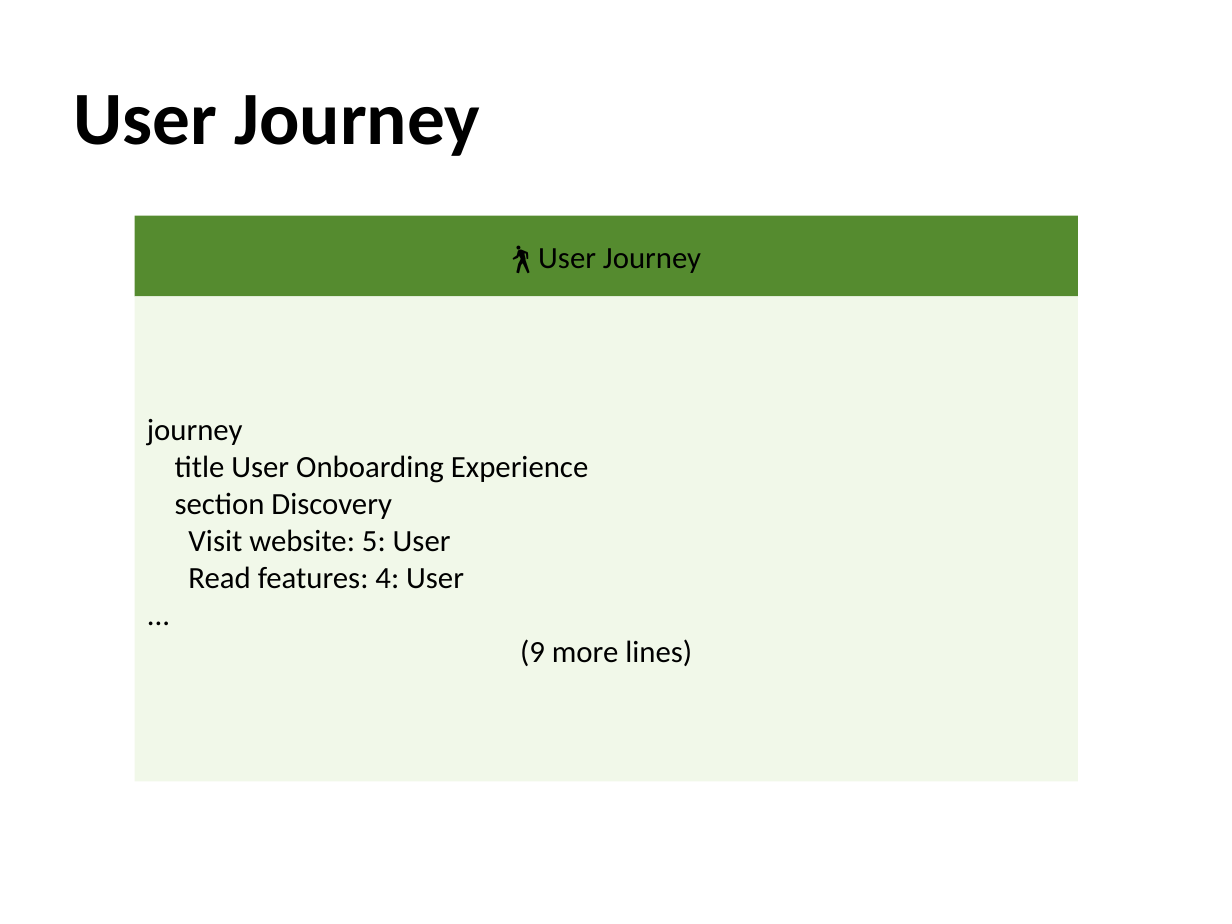
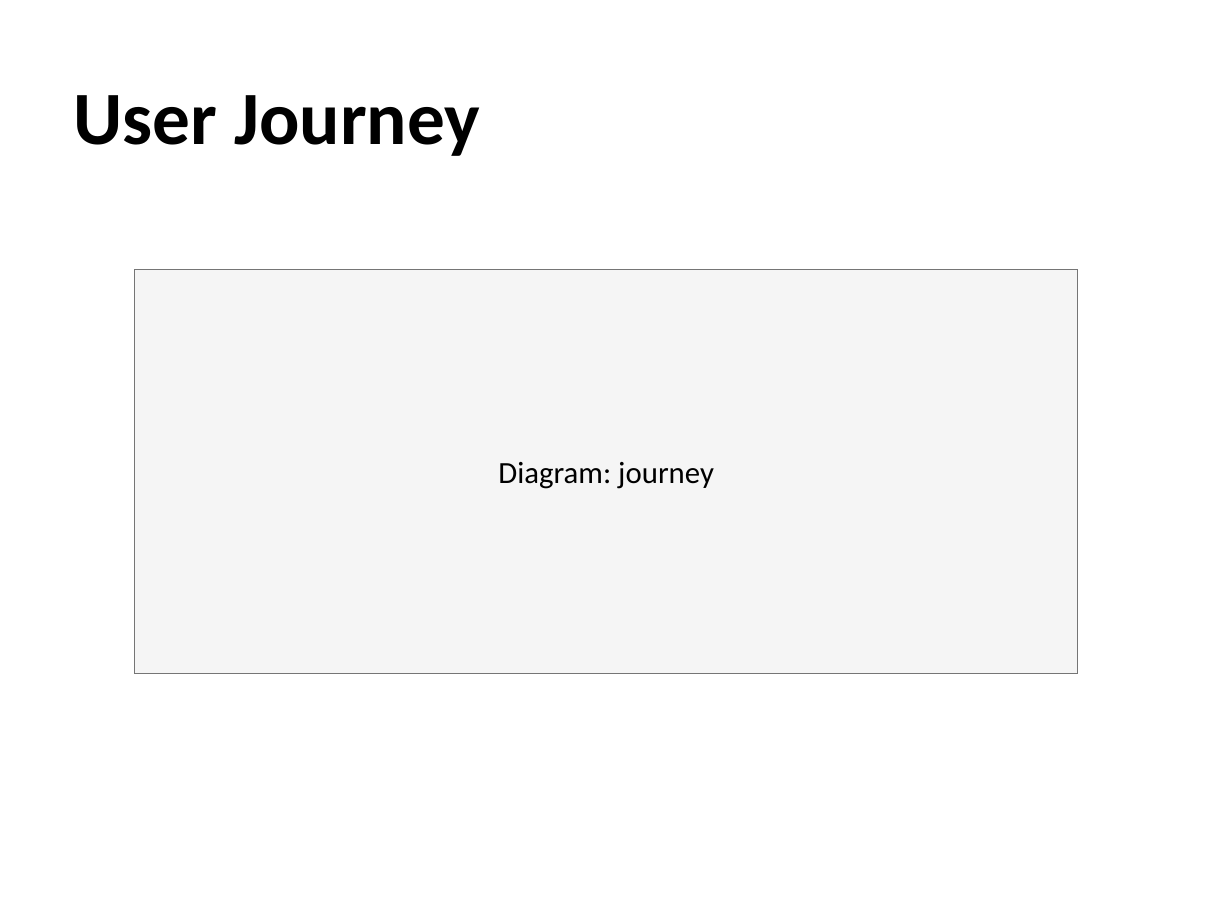
Before and after one commit to awol2005ex/ppt-rs, a slide deck: slide 14 of examples/md2ppt_demo.pptx. Drawn at 1232x924 pixels with LibreOffice and Linux fonts; fonts in the diff are those of the drawing. Boxes give left, top, right and bottom in pixels: in the first picture for what was removed or moved away, otherwise in the second. Text is boxed around its words. In the diff, an @@ line names an element or a change of style, - is before the commit and + after.

Commit message:
Add Mermaid diagram rendering with shapes and modularize markdown/slide modules
- Create modular `cli/markdown/` structure with `mod.rs`, `parser.rs`, `mermaid.rs`
- Create modular `generator/slide/` structure with `mod.rs`, `formatting.rs`
- Implement shape-based rendering for 9 Mermaid diagram types (Flowchart, Sequence, Pie, Gantt, Class, State, ER, Mindmap, Timeline)
- Add `MermaidParser` with diagram detection and element extraction for each type
- Add `MermaidRenderer` with shape generation

```diff
--- a/examples/md2ppt_demo.pptx
+++ b/examples/md2ppt_demo.pptx
@@ rectangle "Diagram: journey": place and size @@
-rectangle "Diagram: journey" at [134, 216, 1078, 297]
+rectangle "Diagram: journey" at [134, 270, 1078, 674]
@@ rectangle "Diagram: journey" at [134, 270, 1078, 674]: fill #558B2F to #F5F5F5; outline none to #757575 0 pt @@
@@ rectangle removed at [134, 297, 1078, 782] @@
-journey
-title User Onboarding Experience
-section Discovery
-Visit website: 5: User
-Read features: 4: User
-...
-(9 more lines)
@@ text in rectangle at [498, 462, 714, 489]: text changed @@
-🚶 User Journey
+Diagram: journey
```
Also in this commit, not shown: 14 other slides changed, 1 slide added, 1 slide removed, 10 other files.
